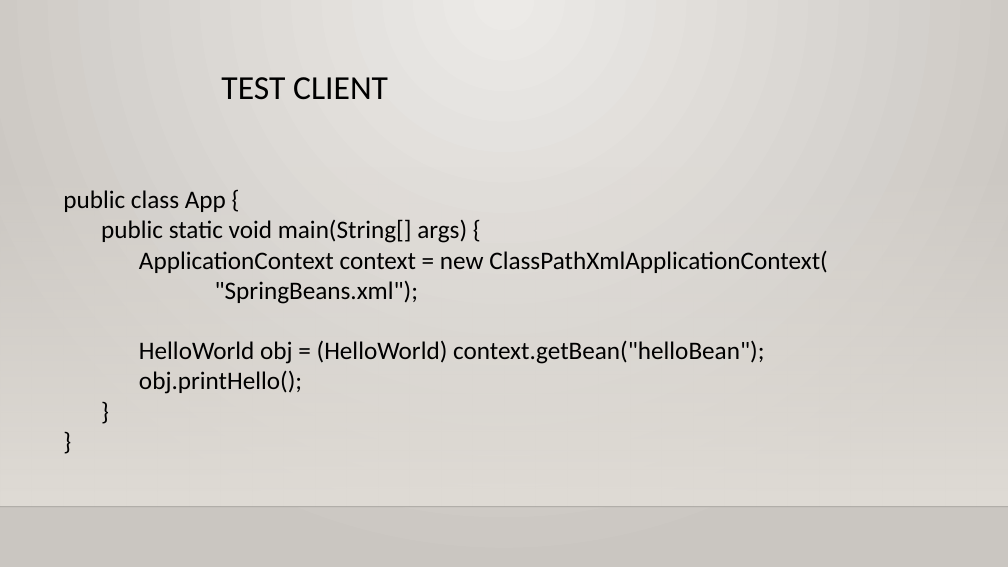
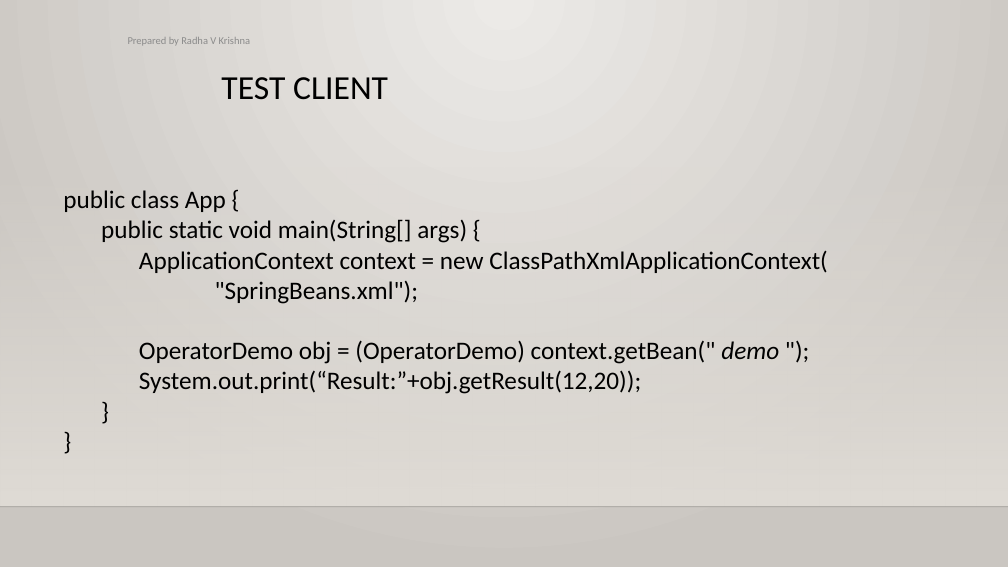
Before and after one commit to jaganspringboot/radhavkrishna1994, a slide deck: slide 11 of Springmaterial/ppts/Java Spring Framework.pptx (slide 13 before the commit). Drawn at 1008x567 pixels with LibreOffice and Linux fonts; fonts in the diff are those of the drawing; background and template pictures are left out. Boxes give left, top, right and bottom in pixels: in the first picture for what was removed or moved away, otherwise in the second. Text is boxed around its words. In the diff, an @@ line names an element or a change of style, - is before the commit and + after.

```diff
--- a/Springmaterial/ppts/Java Spring Framework.pptx
+++ b/Springmaterial/ppts/Java Spring Framework.pptx
@@ text added at [128, 37, 250, 45], 10 pt, text #8C8C8C @@
+Prepared by Radha V Krishna
@@ text at [139, 340, 779, 394]: text changed @@
-HelloWorld obj = (HelloWorld) context.getBean("helloBean");
-obj.printHello();
+OperatorDemo obj = (OperatorDemo) context.getBean(" demo ");
+System.out.print(“Result:”+obj.getResult(12,20));
```
Also in this commit, not shown: 9 other slides changed, 7 slides added, 17 slides removed, 3 other files.
